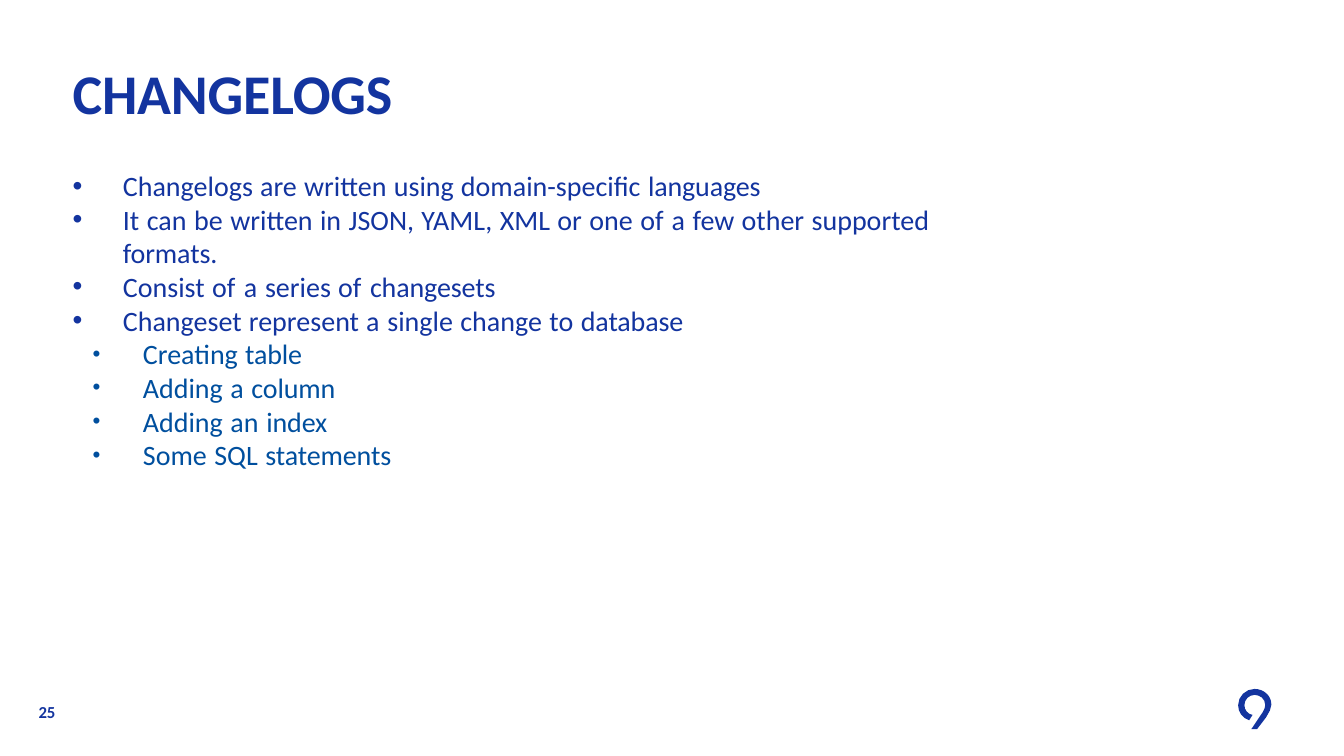
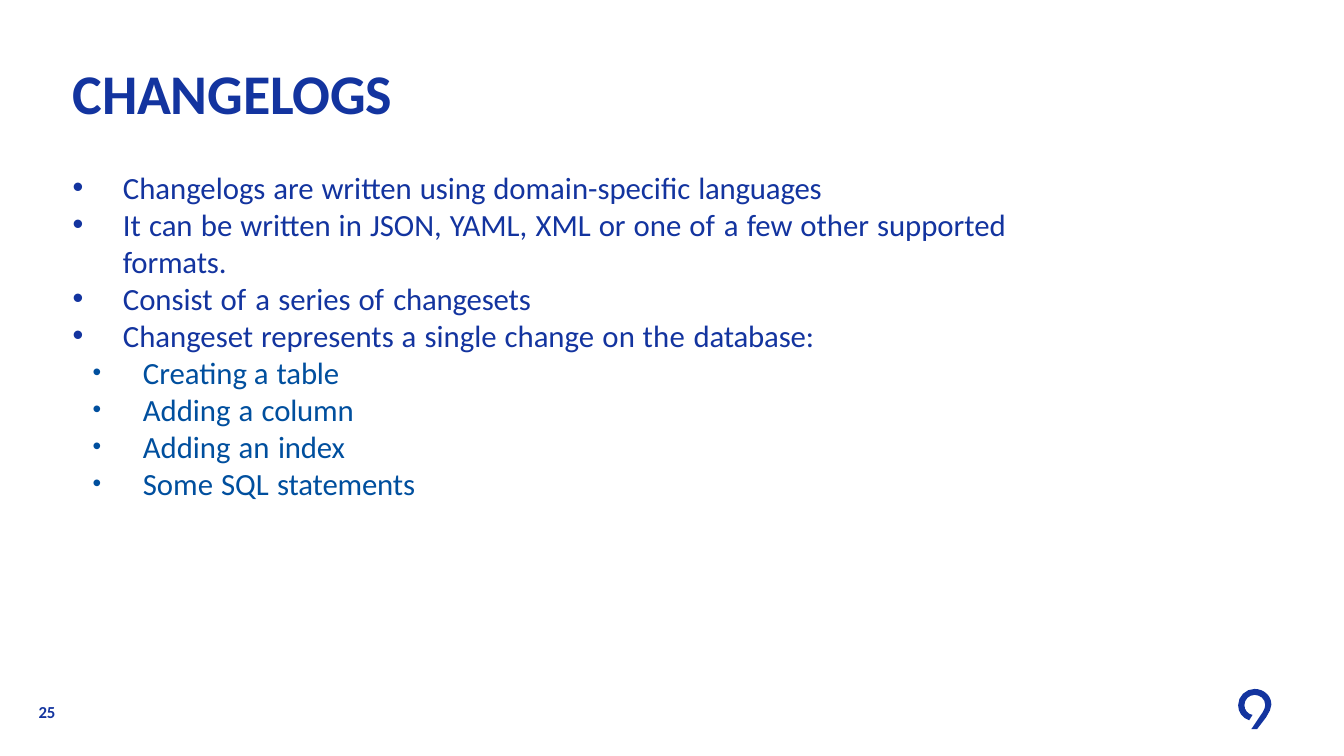
Before and after one commit to levinine/code9-2024, a slide deck: slide 25 of day-3-microservices/Understanding_Microservices.pptx. Drawn at 1344x756 pixels with LibreOffice and Linux fonts; fonts in the diff are those of the drawing; background and template pictures are left out. Boxes give left, top, right and bottom in pixels: in the first picture for what was removed or moved away, otherwise in the second. Text is boxed around its words. In the diff, an @@ line names an element or a change of style, - is before the commit and + after.

```diff
--- a/day-3-microservices/Understanding_Microservices.pptx
+++ b/day-3-microservices/Understanding_Microservices.pptx
@@ text at [123, 177, 1006, 499]: size 20 to 22 pt in "Changelogs are written using domain-specific languages", "It can be written in JSON, YAML, ...", "Consist of a series of changesets", "Adding a column" and 2 more places @@
@@ text at [123, 325, 814, 390]: text changed; size 20 to 22 pt @@
-• Changeset represent a single change to database
-  • Creating table
+• Changeset represents a single change on the database:
+  • Creating a table
```
Also in this commit, not shown: 3 other slides changed.
